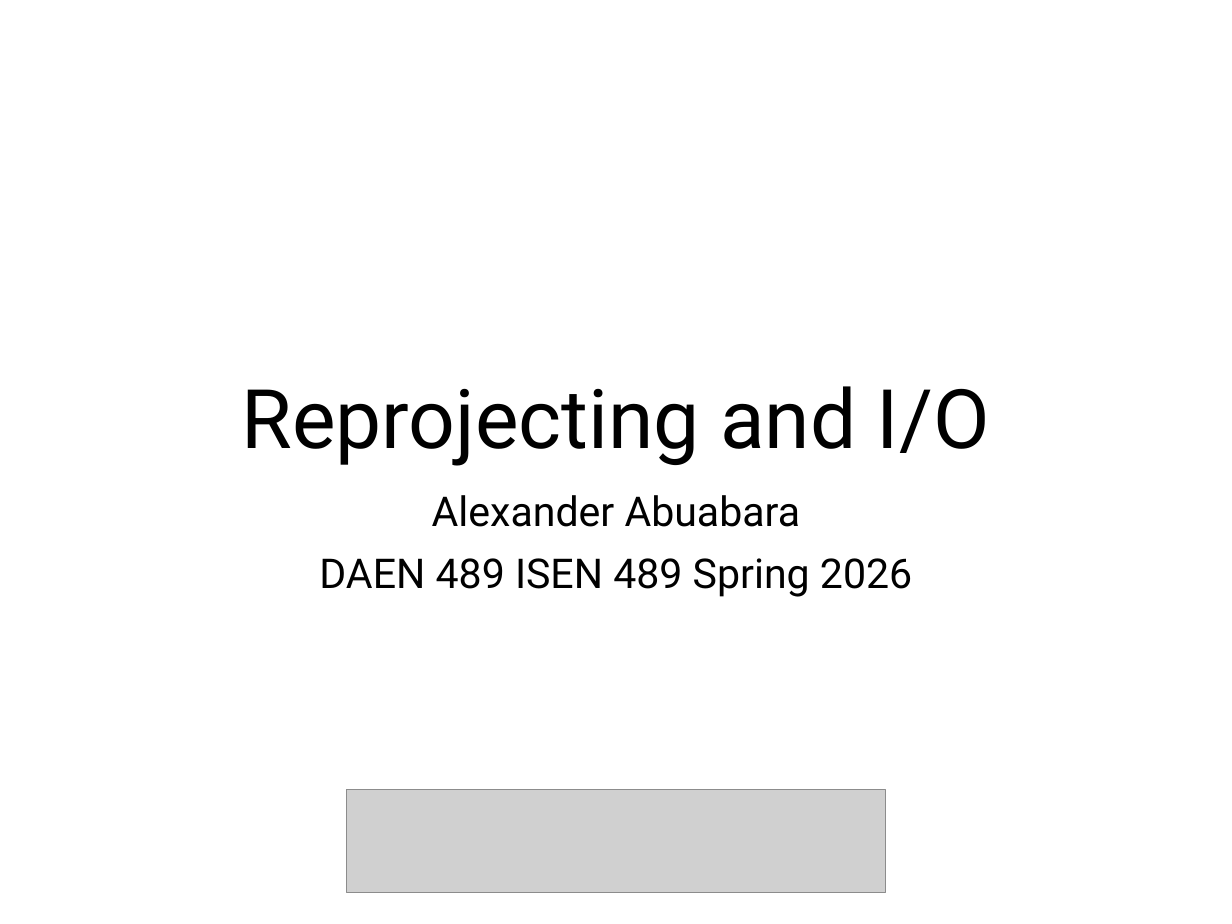
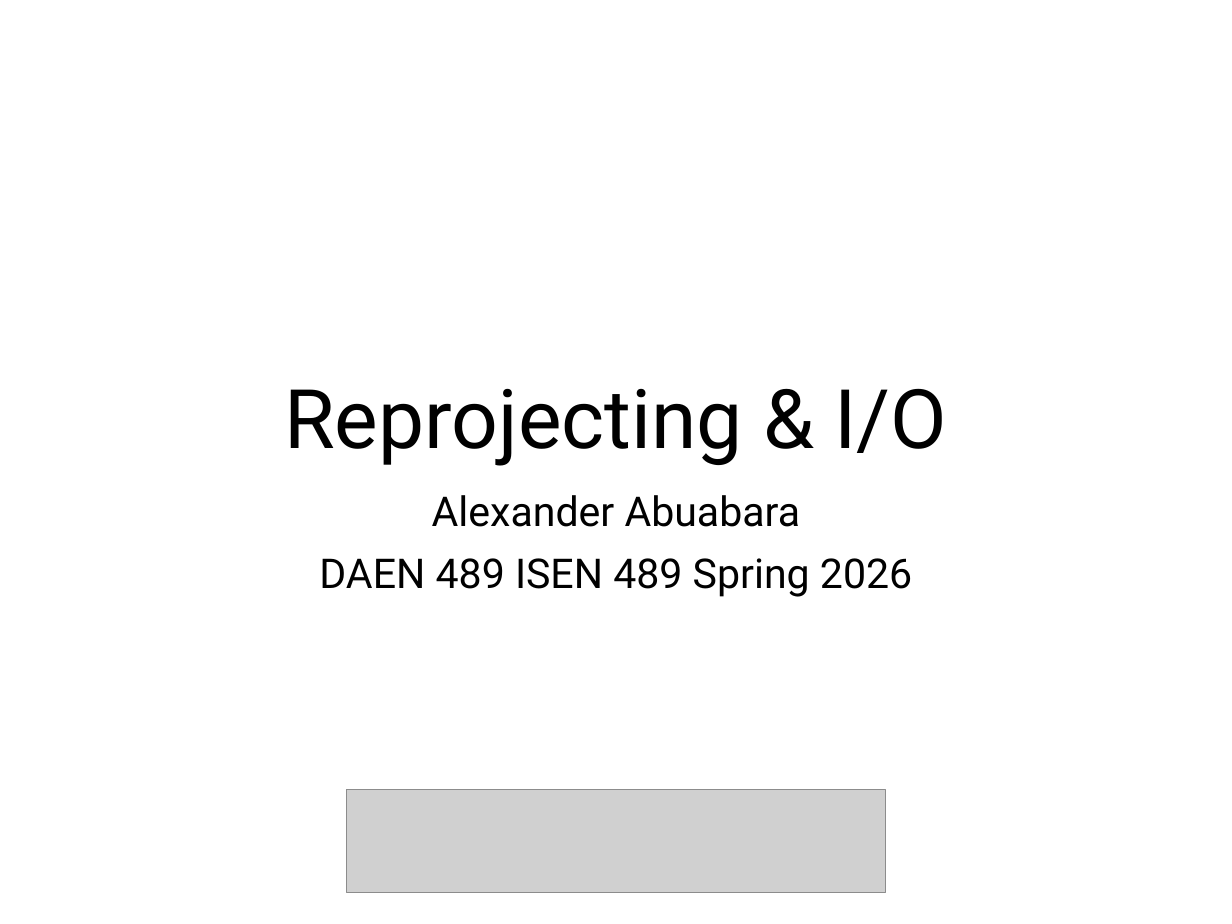
Before and after one commit to abuabara/abuabara.github.io, a slide deck: slide 1 of DAEN489S26/week10_slides.pptx. Drawn at 1232x924 pixels with LibreOffice and Linux fonts; fonts in the diff are those of the drawing; grey boxes stand for pictures. Boxes give left, top, right and bottom in pixels: in the first picture for what was removed or moved away, otherwise in the second. Text is boxed around its words. In the diff, an @@ line names an element or a change of style, - is before the commit and + after.

```diff
--- a/DAEN489S26/week10_slides.pptx
+++ b/DAEN489S26/week10_slides.pptx
@@ title at (x1=284, y1=389, x2=947, y2=466): text changed @@
-Reprojecting and I/O
+Reprojecting & I/O
```
Also in this commit, not shown: 12 other slides changed, 1 slide added, 1 other file.
